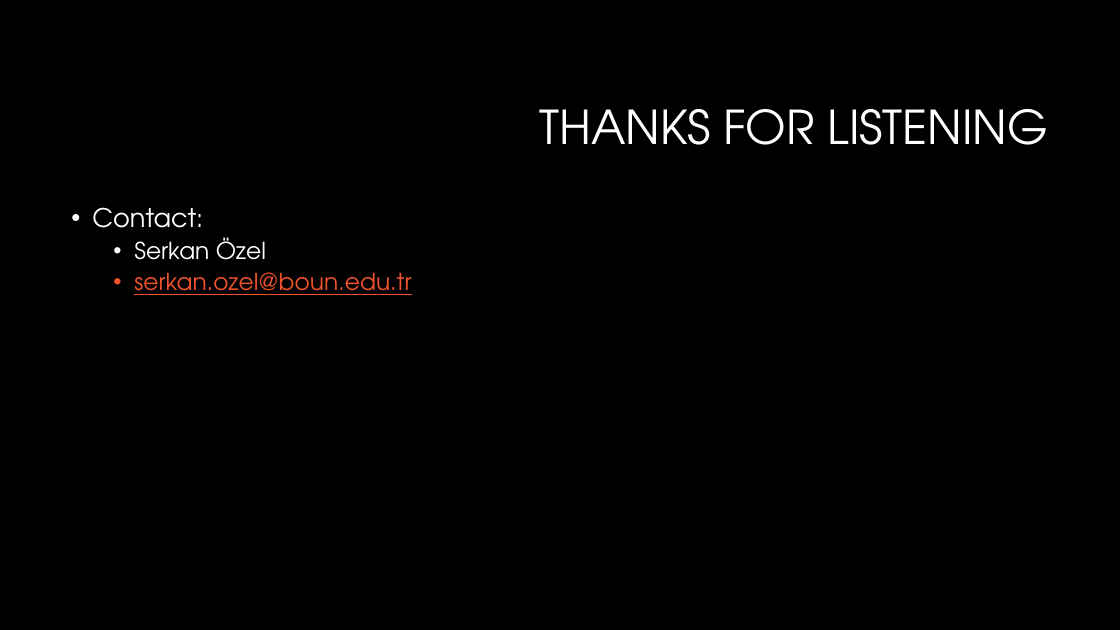
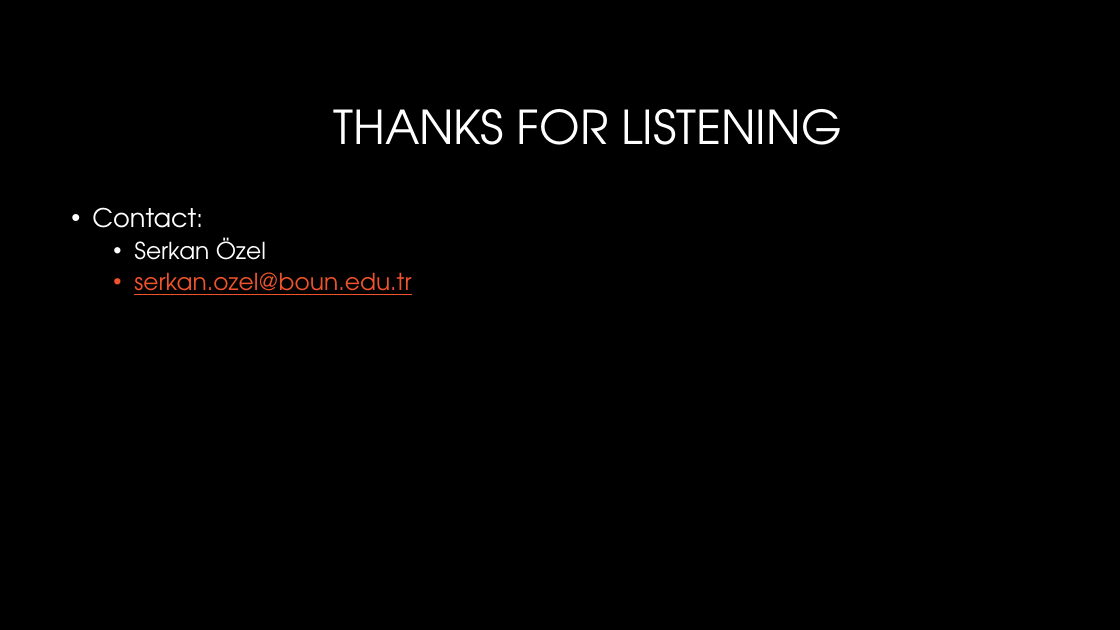
Before and after one commit to srknzl/CouponMonsterAndroid, a slide deck: slide 16 of Coupon Monster.pptx. Drawn at 1120x630 pixels with LibreOffice and Linux fonts; fonts in the diff are those of the drawing; background and template pictures are left out. Boxes give left, top, right and bottom in pixels: in the first picture for what was removed or moved away, otherwise in the second. Text is boxed around its words. In the diff, an @@ line names an element or a change of style, - is before the commit and + after.

```diff
--- a/Coupon Monster.pptx
+++ b/Coupon Monster.pptx
@@ title "THANKS FOR LISTENING": place and size @@
-title "THANKS FOR LISTENING" at <box>540,109,1049,145</box>
+title "THANKS FOR LISTENING" at <box>333,109,842,145</box>
@@ title "THANKS FOR LISTENING" at <box>333,109,842,145</box>: alignment right to centre @@
```
Also in this commit, not shown: 5 other slides changed.
